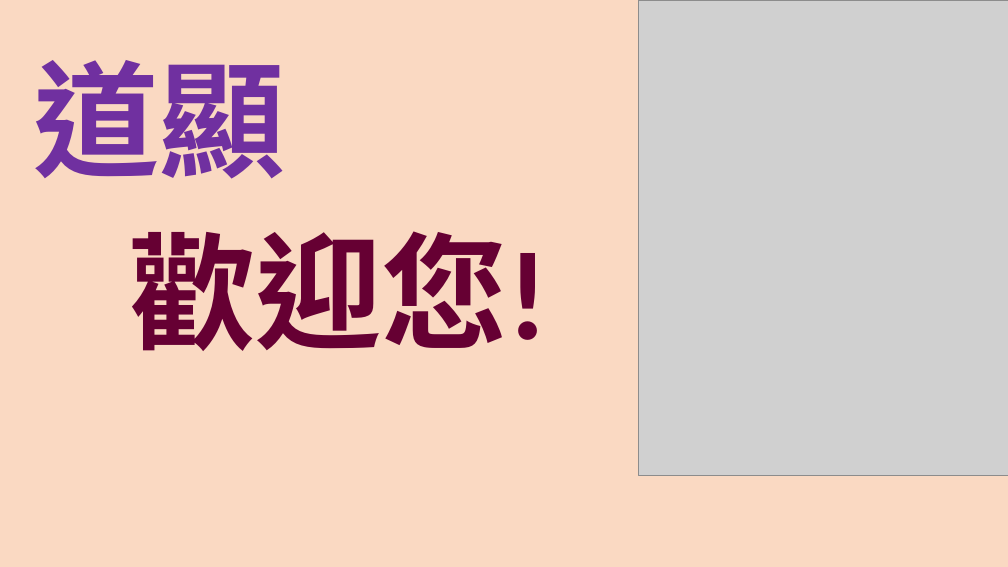
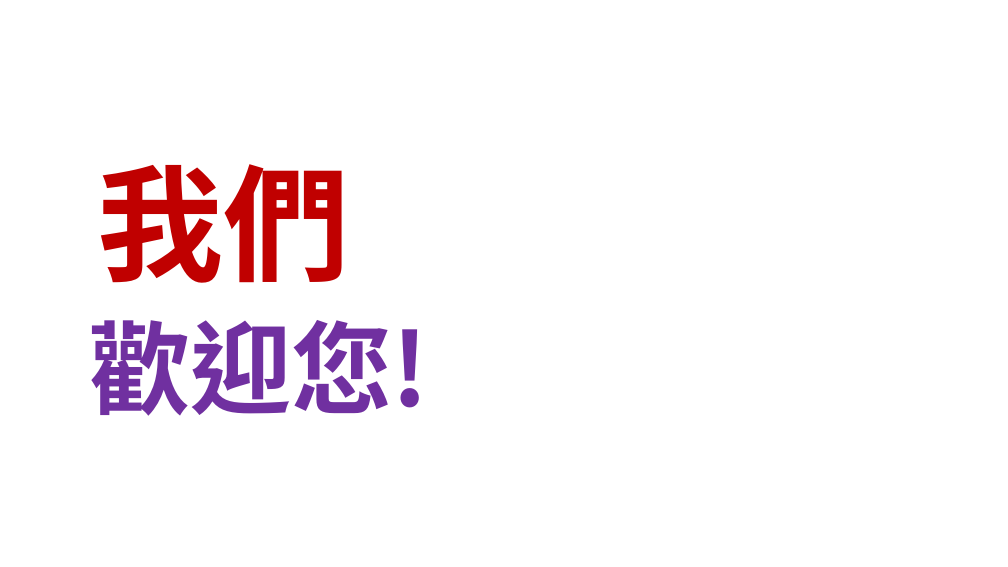
Before and after one commit to werchurch-love/Auto-Worship-Folder, a slide deck: slide 1 of templates/worship-files/71_歡迎你.pptx. Drawn at 1008x567 pixels with LibreOffice and Linux fonts; fonts in the diff are those of the drawing; grey boxes stand for pictures; background and template pictures are left out. Boxes give left, top, right and bottom in pixels: in the first picture for what was removed or moved away, otherwise in the second. Text is boxed around its words. In the diff, an @@ line names an element or a change of style, - is before the commit and + after.

```diff
--- a/templates/worship-files/71_歡迎你.pptx
+++ b/templates/worship-files/71_歡迎你.pptx
@@ background #FAD9C2 to picture (left out) @@
@@ picture removed at box(639, 0, 1008, 476) @@
@@ text removed at box(33, 60, 285, 179) @@
-道顯
@@ text added at box(98, 164, 350, 283), 120 pt, text #C00000, bold @@
+我們
@@ text "歡迎您!": place and size @@
-text "歡迎您!" at box(129, 231, 548, 351)
+text "歡迎您!" at box(89, 320, 429, 416)
@@ text "歡迎您!" at box(89, 320, 429, 416): size 120 to 96 pt, font Calibri to Noto Sans CJK TC, text colour #660033 to #7030A0 @@
```
